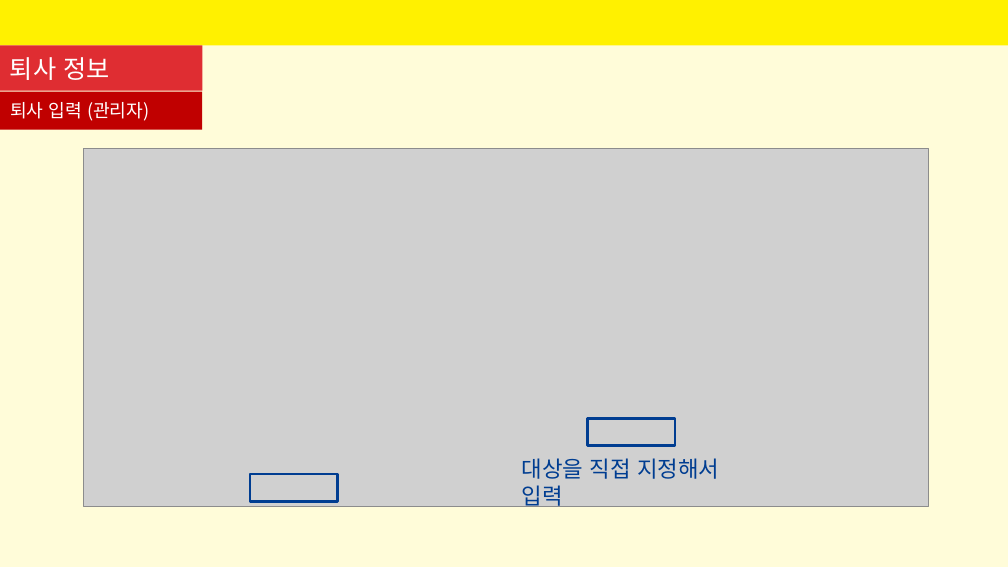
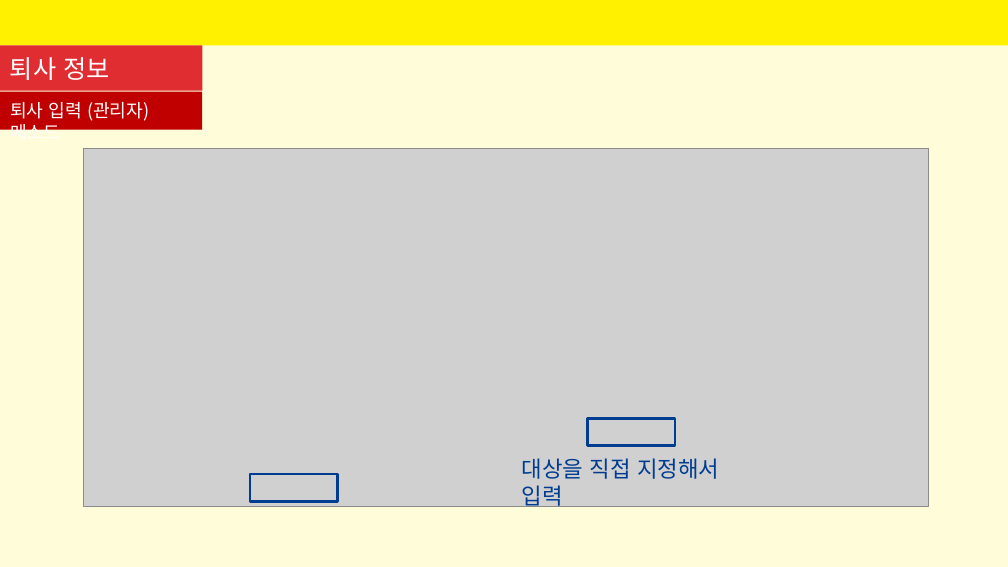
Before and after one commit to SeyoungKim30/HRmanagingApp, a slide deck: slide 36 of 인사프로그램-김세영.pptx (slide 38 before the commit). Drawn at 1008x567 pixels with LibreOffice and Linux fonts; fonts in the diff are those of the drawing; grey boxes stand for pictures. Boxes give left, top, right and bottom in pixels: in the first picture for what was removed or moved away, otherwise in the second. Text is boxed around its words. In the diff, an @@ line names an element or a change of style, - is before the commit and + after.

```diff
--- a/인사프로그램-김세영.pptx
+++ b/인사프로그램-김세영.pptx
@@ text at [10,102,149,130]: text changed @@
-퇴사 입력 (관리자)
+퇴사 입력 (관리자) 메소드
```
Also in this commit, not shown: 10 other slides changed, 5 slides added, 6 slides removed, 28 other files.
